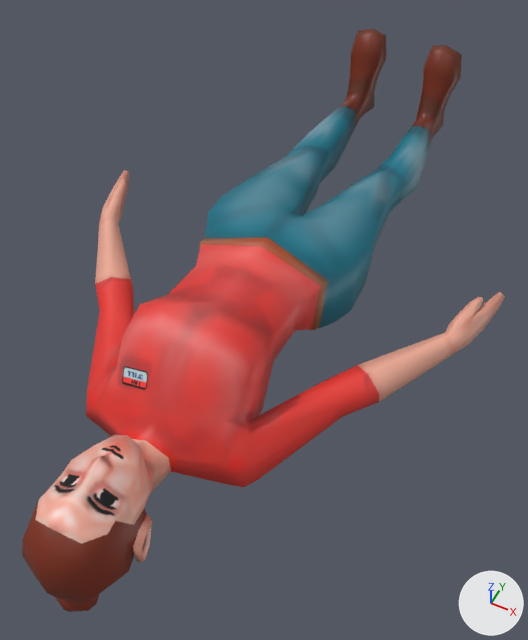
What one commit did to the FBX model UOG-FYGP-Lumberjack-Abi/Assets/Models/Characters/Jill/SKM_Jill.fbx.
Both versions are drawn from a camera (50 mm lens) standing at (1.17, -4.42, 2.75) and looking at (0.04, -2.17, -0.06). Arrows for +X, +Y and +Z are at lower right; the lights stay in place. Where no turn or scale is listed for an object, it has been applied to the vertices.

Objects in the first picture: 'Jill_Mesh'.
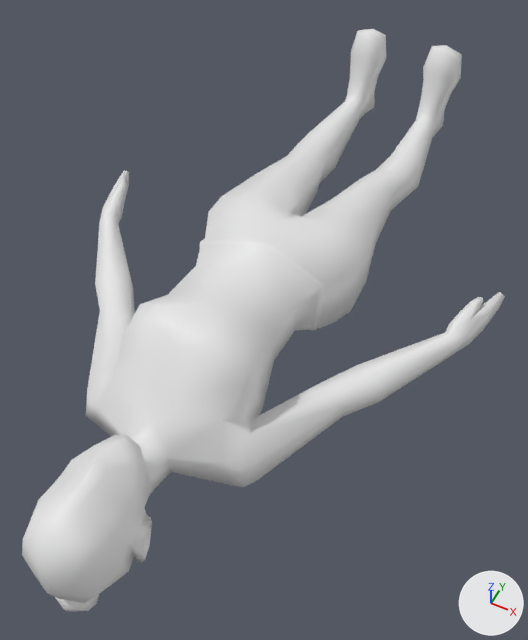
The newer file is also rescaled (x0.4), turned or shifted as a whole; pictures and numbers use the older file's frame.

Where the change shows, as pixel boxes (x1, y1, x2, y2) in the pictures (528 x 640 px):
'Jill_Mesh', recoloured (red to white): (22, 29, 505, 612) in both

The edits, one by one:
me_jill_meshmesh has 545 vertices, 632 faces and spans x -1.11..1.11, y -3.84..0.0, z -0.22..0.52.
me_jill_meshmesh no longer uses material mat_jill_mat (picture img_jillmat_basecolor_png).
